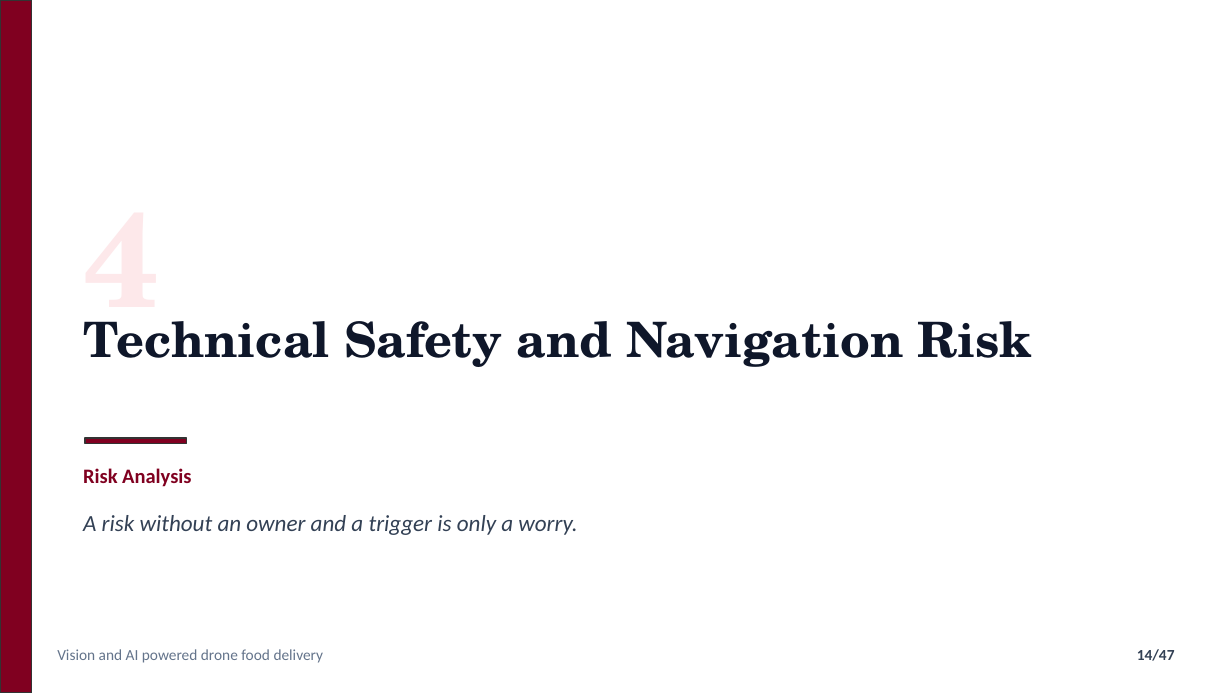
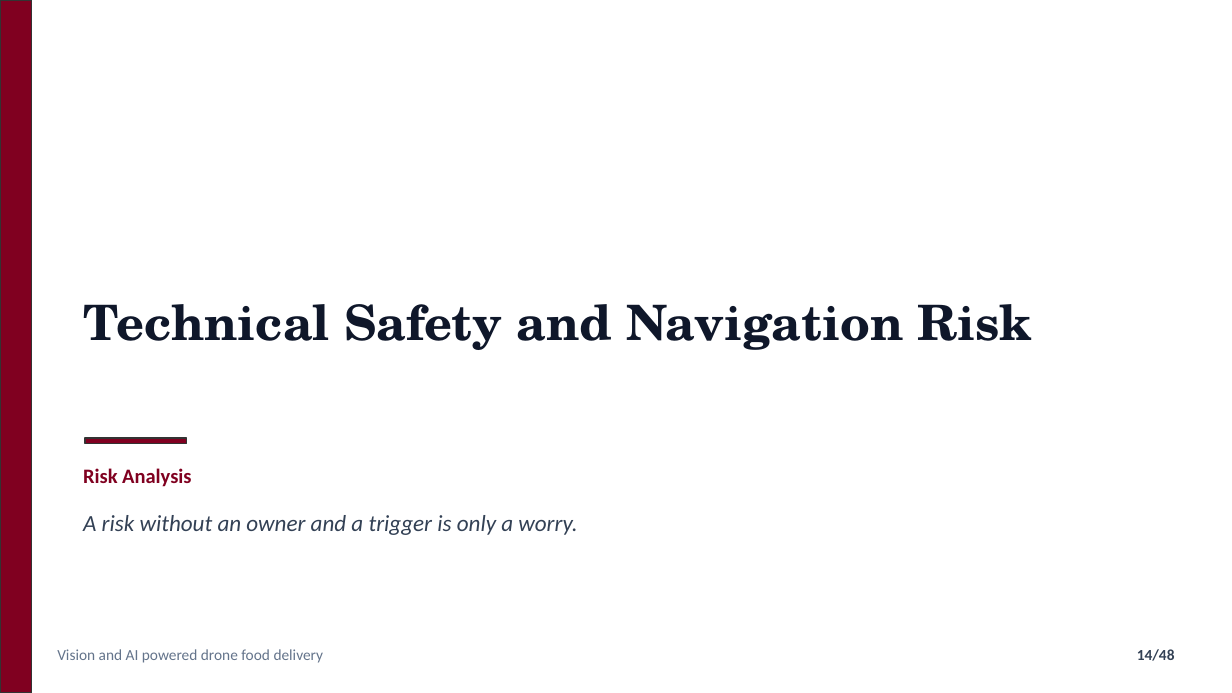
Before and after one commit to nafiskabbo/presentation-hum, a slide deck: slide 14 of output/AeroSetu_Group_Presentation-v1.pptx. Drawn at 1232x693 pixels with LibreOffice and Linux fonts; fonts in the diff are those of the drawing. Boxes give left, top, right and bottom in pixels: in the first picture for what was removed or moved away, otherwise in the second. Text is boxed around its words. In the diff, an @@ line names an element or a change of style, - is before the commit and + after.

```diff
--- a/output/AeroSetu_Group_Presentation-v1.pptx
+++ b/output/AeroSetu_Group_Presentation-v1.pptx
@@ text "Technical Safety and Navigation Risk": place and size @@
-text "Technical Safety and Navigation Risk" at (83, 321, 1033, 367)
+text "Technical Safety and Navigation Risk" at (83, 304, 1033, 350)
@@ text "Technical Safety and Navigation Risk" at (83, 304, 1033, 350): vertical alignment top to middle @@
@@ text removed at (83, 321, 160, 351) @@
-4
@@ page number at (1137, 649, 1175, 661): text changed @@
-14/47
+14/48
```
Also in this commit, not shown: 13 other slides changed, 2 slides added, 1 slide removed, 5 other files.
